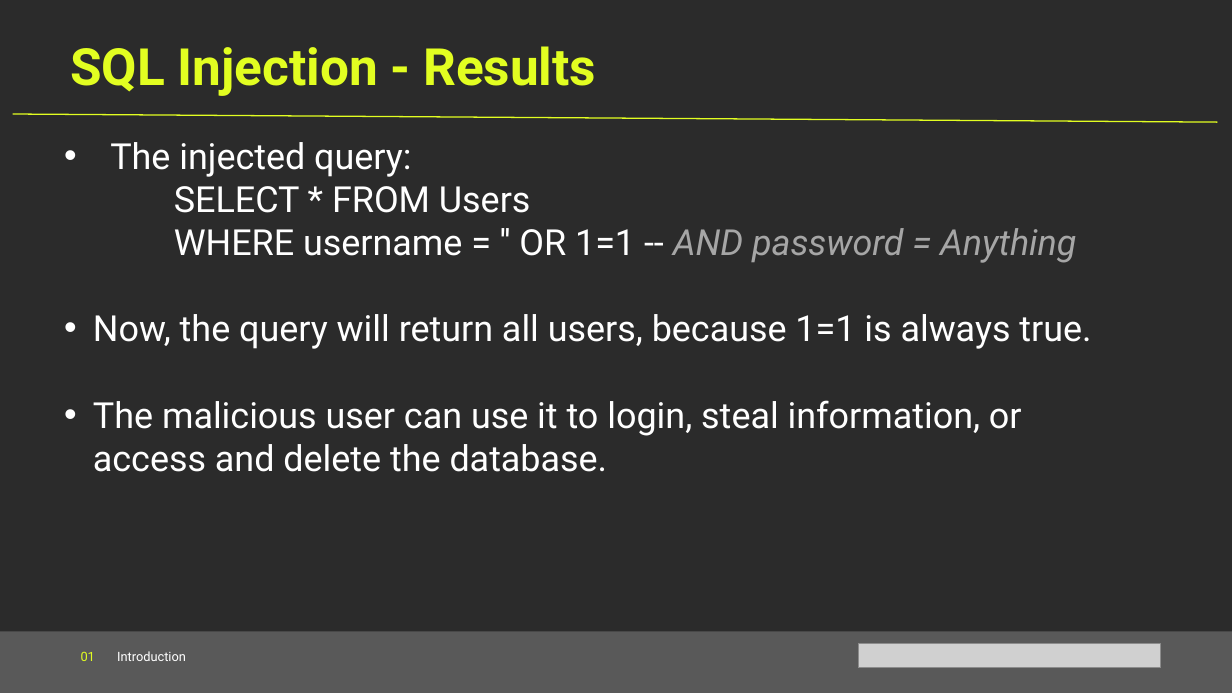
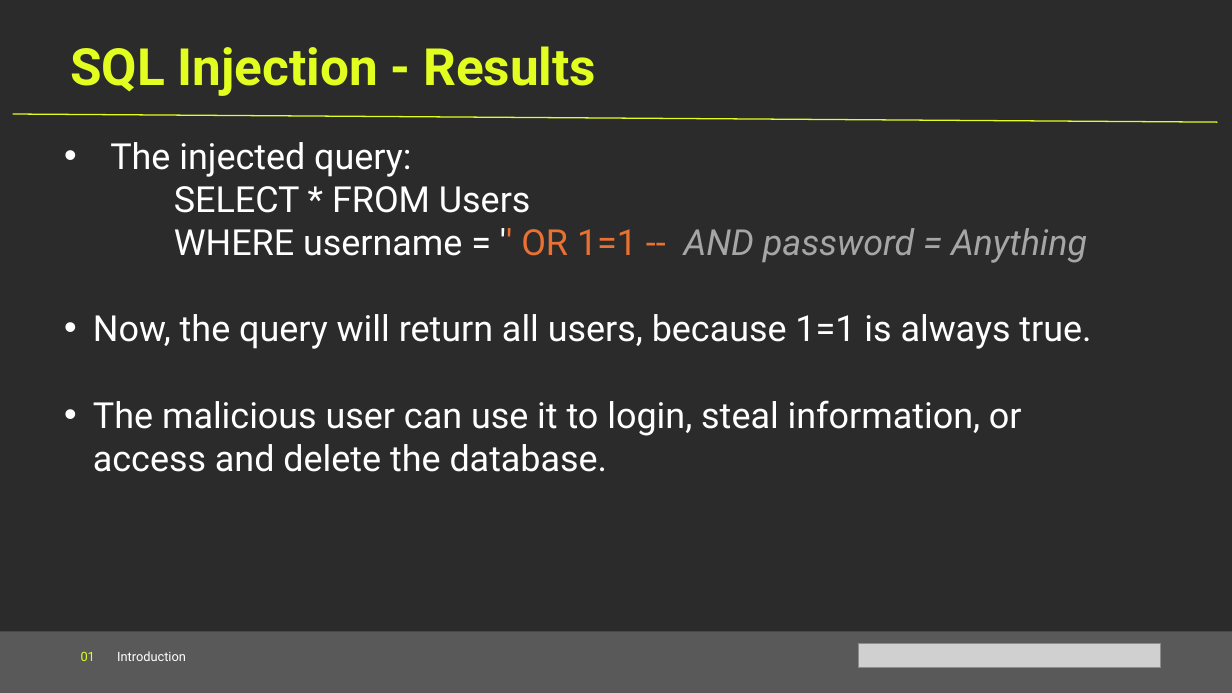
Before and after one commit to Technipwn/Technipwn.github.io, a slide deck: slide 12 of files/web.pptx. Drawn at 1232x693 pixels with LibreOffice and Linux fonts; fonts in the diff are those of the drawing; grey boxes stand for pictures; background and template pictures are left out; a plain dark background stands for a picture behind light text. Boxes give left, top, right and bottom in pixels: in the first picture for what was removed or moved away, otherwise in the second. Text is boxed around its words. In the diff, an @@ line names an element or a change of style, - is before the commit and + after.

```diff
--- a/files/web.pptx
+++ b/files/web.pptx
@@ text at [174, 228, 1087, 263]: text colour #FFFFFF to #E97132 in "'' OR 1=1 --" @@
```
Also in this commit, not shown: 1 other slide changed.
